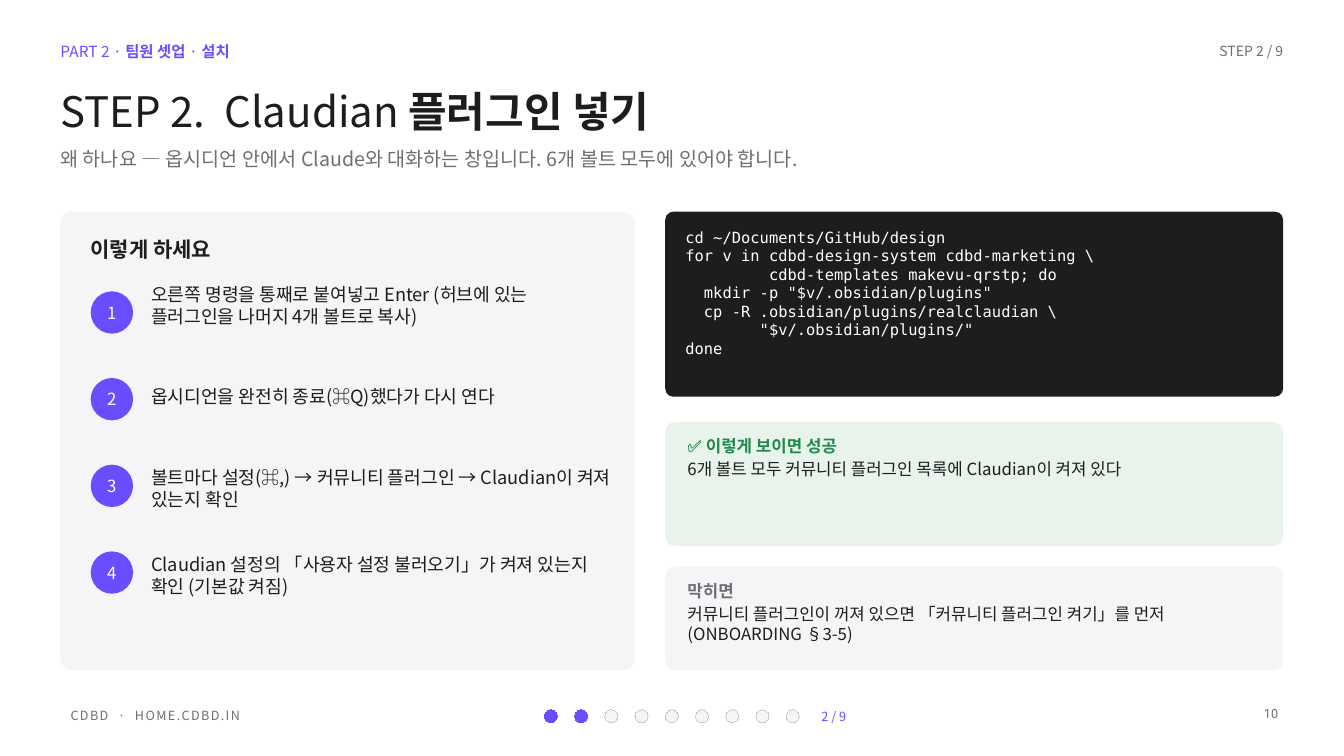
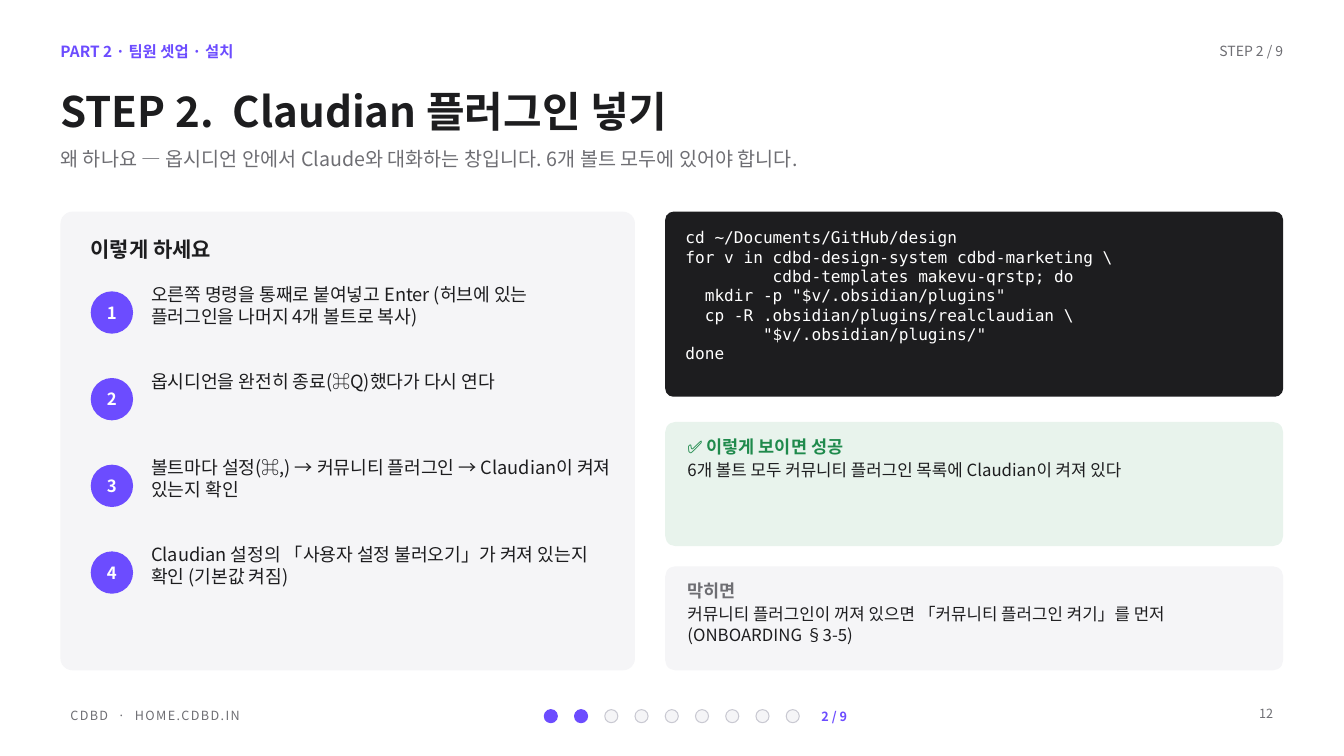
Before and after one commit to CdBd-in/design, a slide deck: slide 12 of _기능별 경로 가이드 — 결과 보고 발표 (2026-10-02).pptx (slide 10 before the commit). Drawn at 1344x756 pixels with LibreOffice and Linux fonts; fonts in the diff are those of the drawing. Boxes give left, top, right and bottom in pixels: in the first picture for what was removed or moved away, otherwise in the second. Text is boxed around its words. In the diff, an @@ line names an element or a change of style, - is before the commit and + after.

```diff
--- a/_기능별 경로 가이드 — 결과 보고 발표 (2026-10-02).pptx
+++ b/_기능별 경로 가이드 — 결과 보고 발표 (2026-10-02).pptx
@@ text "PART 2 · 팀원 셋업 ..." at (x1=60, y1=44, x2=233, y2=59): font Roboto to Noto Sans CJK KR in "팀원 셋업 설치"; bold on in "PART 2 · ·" @@
@@ title "STEP 2. Claudian 플러그인 넣기" at (x1=60, y1=91, x2=667, y2=131): font Roboto to Noto Sans CJK KR in "플러그인 넣기"; bold on in "STEP 2. Claudian" @@
@@ text "cd ~/Documents/GitHub/design" at (x1=685, y1=230, x2=1093, y2=360): size 11 to 11.5 pt @@
@@ bold on in 4 elements at (x1=821, y1=711, x2=847, y2=721), (x1=107, y1=566, x2=117, y2=579), (x1=107, y1=479, x2=117, y2=492), (x1=107, y1=306, x2=117, y2=319) @@
@@ text "옵시디언을 완전히 종료(⌘Q)했다가 다시 연다" moved from (x1=151, y1=388, x2=495, y2=407) to (x1=151, y1=373, x2=495, y2=392) @@
@@ text "옵시디언을 완전히 종료(⌘Q)했다가 다시 연다" at (x1=151, y1=373, x2=495, y2=392): font Roboto to Noto Sans CJK KR in "옵시디언을 완전히 종료(⌘Q)했다가 다시 연다" @@
@@ text "✅ 이렇게 보이면 성공" at (x1=687, y1=438, x2=1121, y2=478): size 12 to 12.5 pt in "✅ 이렇게 보이면 성공"; font Roboto to Noto Sans CJK KR in "✅ 이렇게 보이면 성공", "6개 볼트 모두 커뮤니티 플러그인 목록에 Claudian이 ..." @@
@@ text "볼트마다 설정(⌘,) → 커뮤니티 플러그인 ..." moved from (x1=151, y1=469, x2=610, y2=508) to (x1=151, y1=459, x2=610, y2=498) @@
@@ text "볼트마다 설정(⌘,) → 커뮤니티 플러그인 ..." at (x1=151, y1=459, x2=610, y2=498): font Roboto to Noto Sans CJK KR in "볼트마다 설정(⌘,) 커뮤니티 플러그인 Claudian이 켜져 있는지 ..." @@
@@ text "Claudian 설정의 「사용자 설정 불러오기」가 ..." moved from (x1=151, y1=555, x2=588, y2=597) to (x1=151, y1=545, x2=588, y2=587) @@
@@ text "Claudian 설정의 「사용자 설정 불러오기」가 ..." at (x1=151, y1=545, x2=588, y2=587): font Roboto to Noto Sans CJK KR in "설정의 「사용자 설정 불러오기」가 켜져 있는지 확인 ..." @@
@@ text "막히면" at (x1=687, y1=582, x2=1165, y2=644): size 12 to 12.5 pt in "막히면"; font Roboto to Noto Sans CJK KR in "막히면", "커뮤니티 플러그인이 꺼져 있으면 「커뮤니티 플러그인 켜기」를 ..." @@
@@ page number added at (x1=1259, y1=708, x2=1273, y2=718), 9 pt, text #6E6E73 @@
+12
@@ page number removed at (x1=1264, y1=709, x2=1278, y2=718) @@
-10
```
Also in this commit, not shown: 19 other slides changed, 2 slides added.
